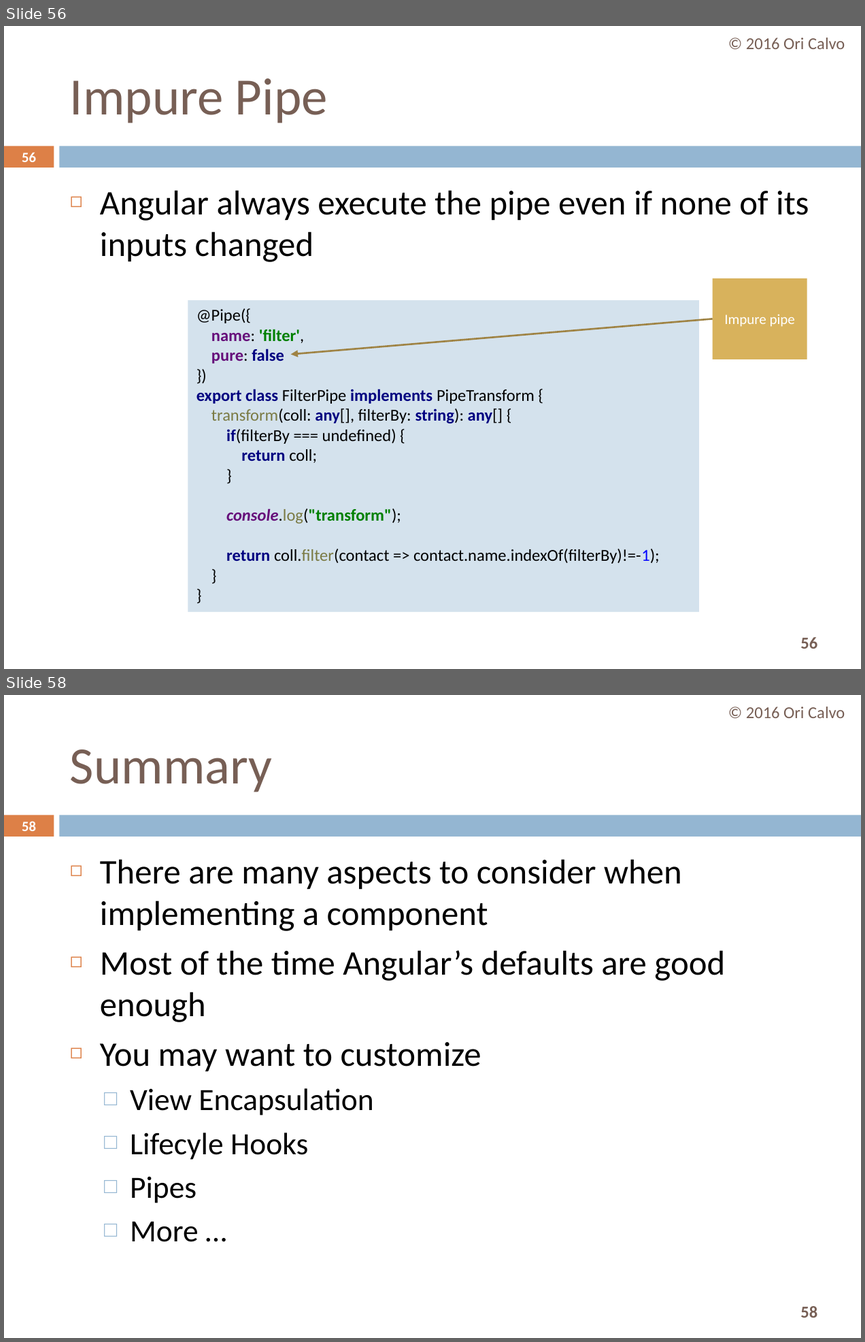
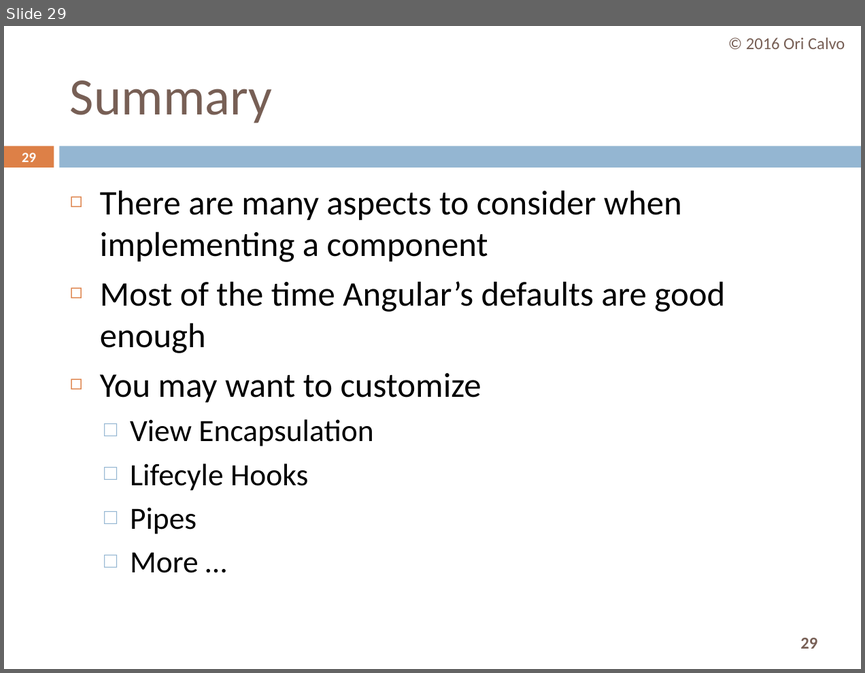
Before and after one commit to oricalvo/course-amdocs-angular, a slide deck: PPTs/06 Advanced Components.pptx. Shown one above the other, each under a label of ours: slides 56 and 58 before the commit, slide 29 after it; the slides between them are not shown. The pictures are 865x1342 and 865x673 pixels, drawn with LibreOffice and Linux fonts; fonts in the diff are those of the drawing. Boxes give left, top, right and bottom in pixels: in the first picture for what was removed or moved away, otherwise in the second. Text is boxed around its words. In the diff, an @@ line names an element or a change of style, - is before the commit and + after.

```diff
--- a/PPTs/06 Advanced Components.pptx
+++ b/PPTs/06 Advanced Components.pptx
@@ slide 56 removed at box(4, 26, 861, 669), background #FFFFFF; not listed: 3 template elements that a slide beside it also shows @@
@@ text removed at box(746, 38, 844, 49) @@
-© 2016 Ori Calvo
@@ title removed at box(70, 78, 328, 123) @@
-Impure Pipe
@@ page number removed at box(22, 152, 36, 162) @@
-56
@@ text removed at box(100, 190, 808, 262) @@
-◻ Angular always execute the pipe even if none of its inputs changed
@@ rectangle removed at box(713, 278, 807, 359) @@
-Impure pipe
@@ rectangle removed at box(188, 300, 699, 612) @@
-@Pipe({
-name: 'filter',
-pure: false
-})
-export class FilterPipe implements PipeTransform {
-transform(coll: any[], filterBy: string): any[] {
-if(filterBy === undefined) {
-return coll;
-}
-console.log("transform");
-return coll.filter(contact => contact.name.indexOf(filterBy)!=-1);
-}
-}
@@ arrow removed from (713, 319) to (291, 354) @@
@@ what was slide 58 is now slide 29 @@
@@ page number at box(22, 152, 36, 162): text changed @@
-58
+29
@@ page number at box(800, 637, 817, 648): text changed @@
-58
+29
```
Also in this commit, not shown: 4 slides changed, 28 other slides removed.
